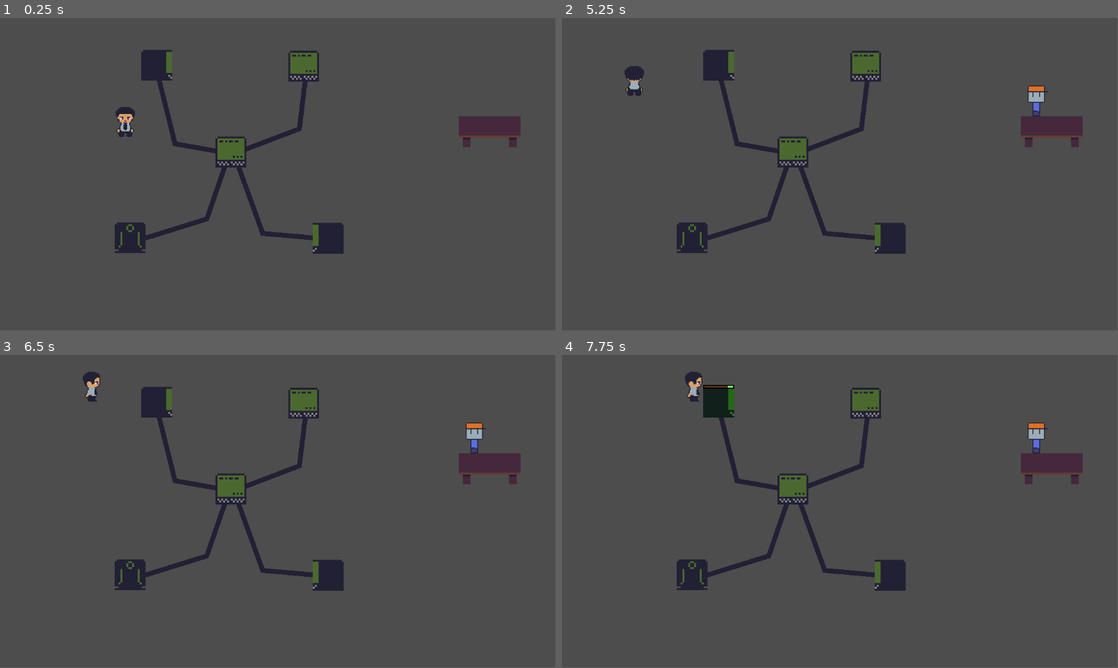
Above: before the commit, frames 1-4 (two rows, left to right).
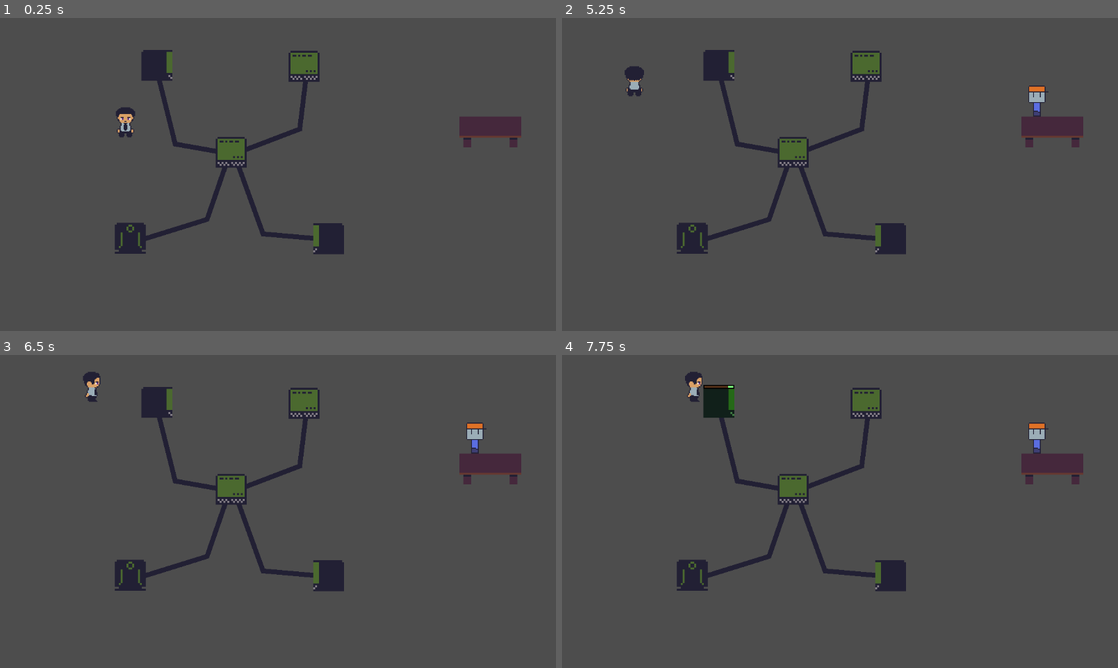
Above: after the commit, the same moments.

Repository: IsaelGabriel/lgj-2023
Game: Godot game, scene res://scenes/test_scene.tscn
Same seed, same stepped clock (60 frames per second), same inputs: the game is played once before the commit and once after it. The project has no main scene, so this scene is started directly.
Inputs:
- Up to frame 1 (0.25 s): no input
- Up to frame 2 (5.25 s): tap Enter at 0.5 s; hold Up (p1_up) 0.53-2.03 s; tap Space (p1_use) every 0.75 s from 0.6 to 5.1 s; hold Left (p1_left) 2.03-3.53 s; hold Down (p1_down) 3.53-4.28 s; hold Right (p1_right) 4.28-5.03 s; hold Up (p1_up) from 5.03 s (still down)
- Up to frame 3 (6.5 s): release Up (p1_up) at 5.78 s; hold Right (p1_right) from 5.78 s (still down); tap Space (p1_use) at 5.85 s
- Up to frame 4 (7.75 s): keep holding Right (p1_right); tap Space (p1_use) at 6.6, 7.35 s
The window is 799x449 before the commit and 800x450 after it. Grey fills any space a smaller window leaves; there, only what the larger window draws over its background counts as a difference.

The runs differ from the first frame. In frame 1, 0.4% of the frame differs, in the area x 20-94%, y 10-76%; in frame 2, 0.5%; in frame 3, 0.5%; in frame 4, 0.5%, in the area x 20-94%, y 7-76%.
Error before the commit: Invalid assignment of property or key 'interacting_object' with value of type 'StaticBody2D (computer.gd)' on a base object of type 'Nil'. (res://scripts/compu…

Commit message:
fixed full screen stretch and fixed bug which happened when player tried to interact with computer without bugs or a customer

Diff:
--- a/project.godot
+++ b/project.godot
@@ -13,6 +13,10 @@
 config/name="Livre Game Jam Game"
 config/features=PackedStringArray("4.1", "GL Compatibility")
 config/icon="res://icon.svg"
+
+[display]
+
+window/stretch/mode="viewport"
 
 [input]
 
--- a/scripts/computer.gd
+++ b/scripts/computer.gd
@@ -74,7 +74,7 @@
 	infect()
 
 func _set_interacting_object(new_value): #new_value will always be a player
-	if status==Status.FREE and new_value:
+	if status==Status.FREE and new_value and new_value.guided_costumer:
 		interacting_object=new_value.guided_costumer
 		interacting_object .interacting_object=self
 		interacting_object.current_state=interacting_object.State.USE_PC
@@ -82,4 +82,3 @@
 		new_value.guided_costumer=null
 		new_value.swap_state()
 		status=Status.BUSY
-		print("busy")
Binary file added: sprites/coin.png
